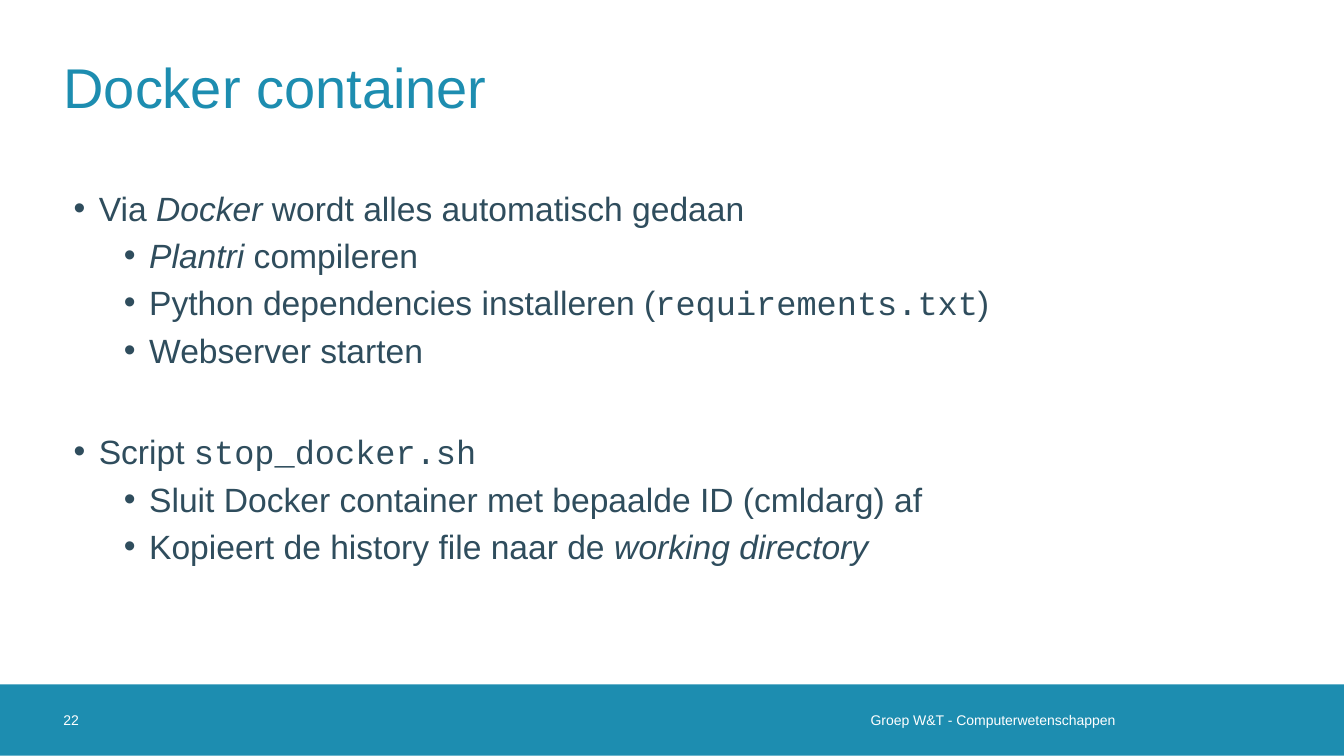
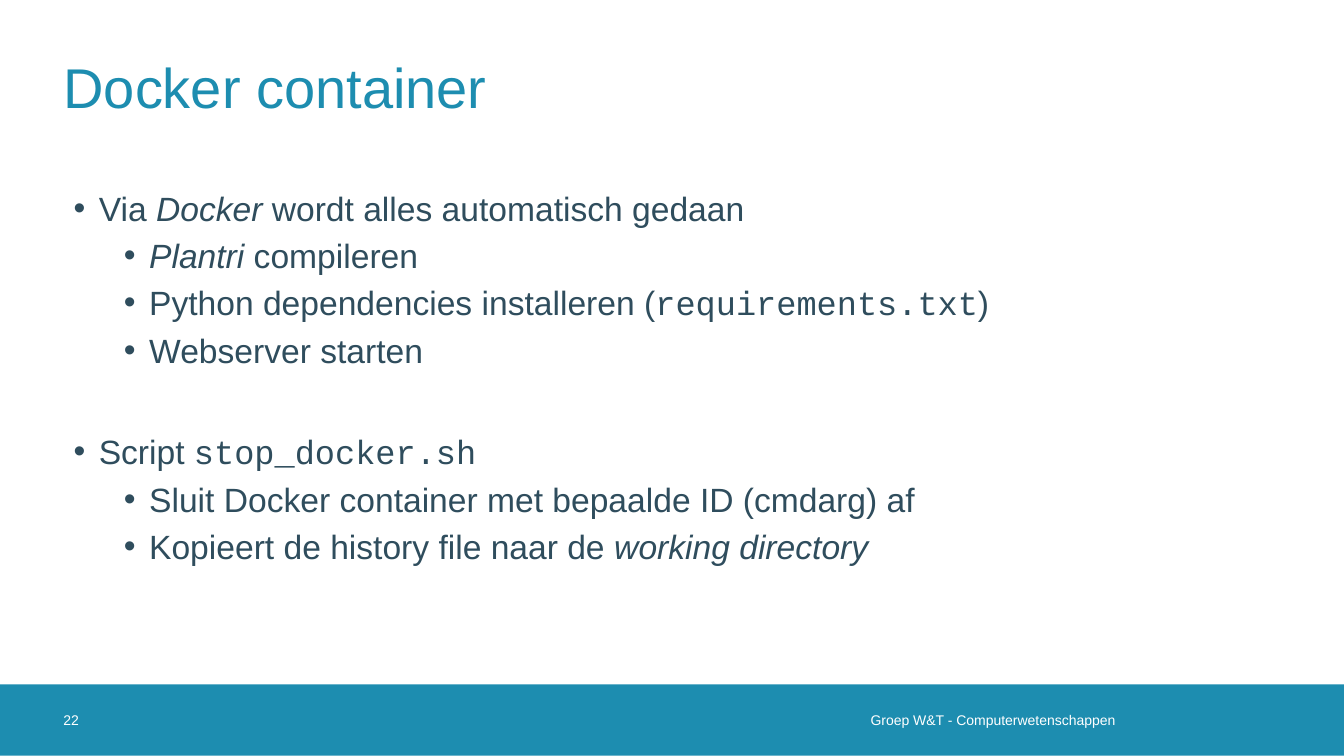
Before and after one commit to vanschependom/KULAK_IW-shed-of-graphs, a slide deck: slide 22 of defense.pptx. Drawn at 1344x756 pixels with LibreOffice and Linux fonts; fonts in the diff are those of the drawing; background and template pictures are left out. Boxes give left, top, right and bottom in pixels: in the first picture for what was removed or moved away, otherwise in the second. Text is boxed around its words. In the diff, an @@ line names an element or a change of style, - is before the commit and + after.

```diff
--- a/defense.pptx
+++ b/defense.pptx
@@ text at box(149, 487, 915, 519): text changed @@
-  • Sluit Docker container met bepaalde ID (cmldarg) af
+  • Sluit Docker container met bepaalde ID (cmdarg) af
```
Also in this commit, not shown: 7 other slides changed.
